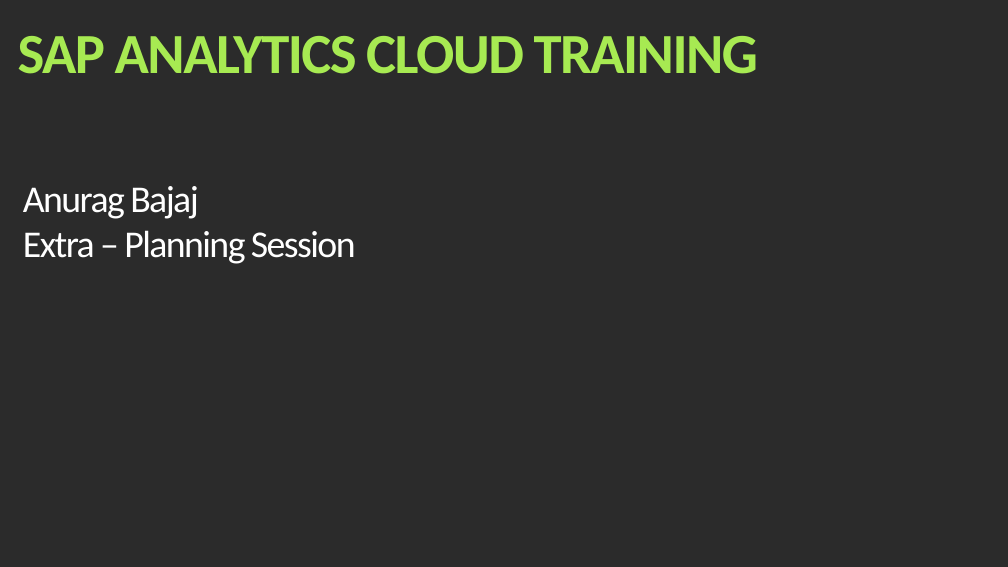
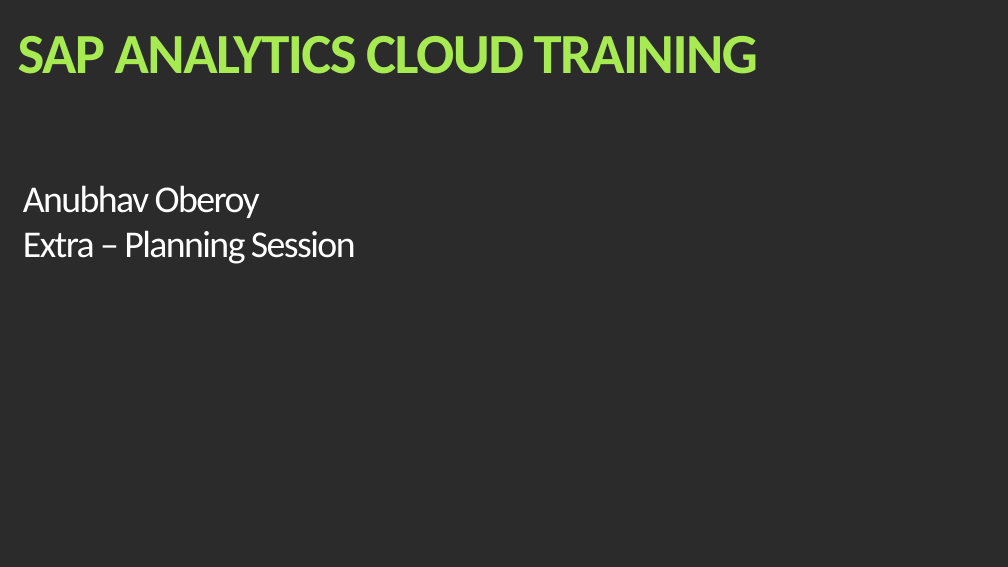
Before and after one commit to soyuztechnologies/EY_SAC_Feb2022, a slide deck: slide 1 of Extra Session/SAC_Training Day Extra.pptx. Drawn at 1008x567 pixels with LibreOffice and Linux fonts; fonts in the diff are those of the drawing; background and template pictures are left out; a plain dark background stands for a picture behind light text. Boxes give left, top, right and bottom in pixels: in the first picture for what was removed or moved away, otherwise in the second. Text is boxed around its words. In the diff, an @@ line names an element or a change of style, - is before the commit and + after.

```diff
--- a/Extra Session/SAC_Training Day Extra.pptx
+++ b/Extra Session/SAC_Training Day Extra.pptx
@@ text at (23, 185, 260, 218): text changed @@
-Anurag Bajaj
+Anubhav Oberoy
```
Also in this commit, not shown: 1 other slide changed.
